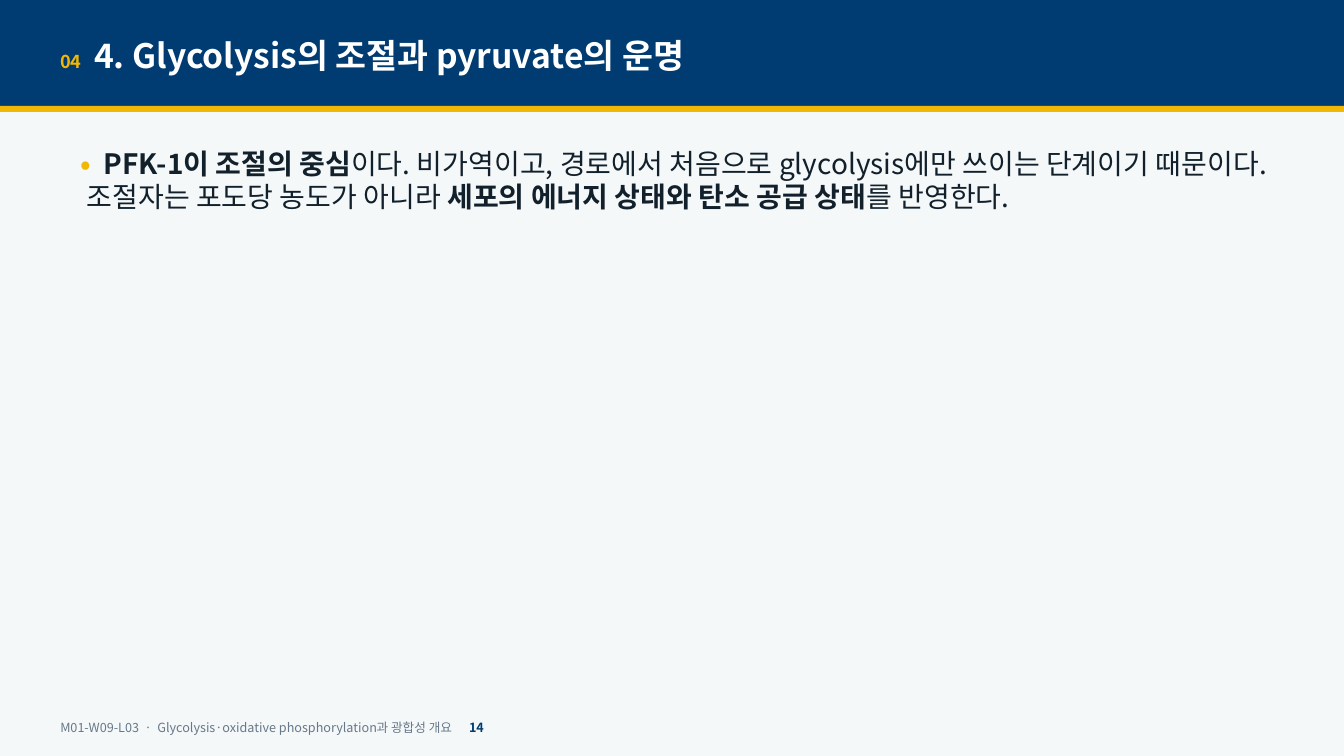
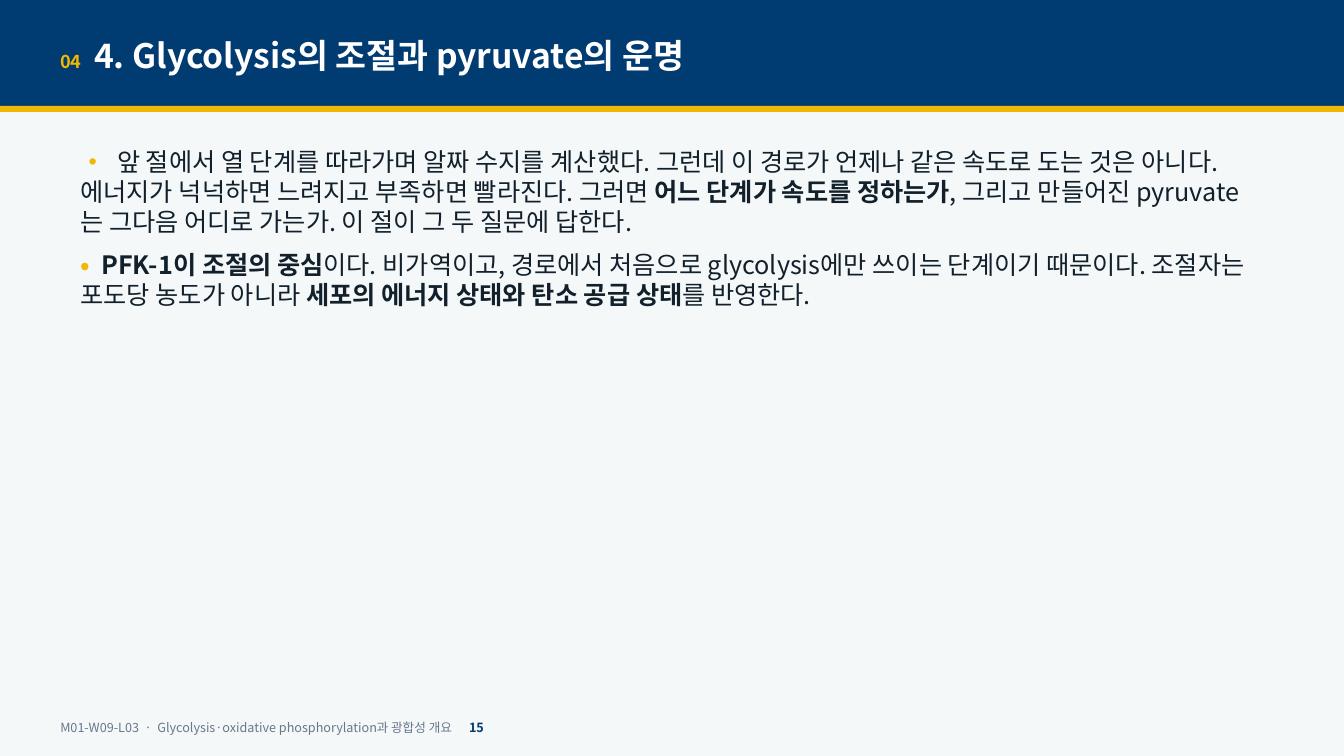
Before and after one commit to hoperiasd2/hoperiasd2.github.io, a slide deck: slide 15 of curriculum/M01/W09/L03/slides.pptx (slide 14 before the commit). Drawn at 1344x756 pixels with LibreOffice and Linux fonts; fonts in the diff are those of the drawing. Boxes give left, top, right and bottom in pixels: in the first picture for what was removed or moved away, otherwise in the second. Text is boxed around its words. In the diff, an @@ line names an element or a change of style, - is before the commit and + after.

```diff
--- a/curriculum/M01/W09/L03/slides.pptx
+++ b/curriculum/M01/W09/L03/slides.pptx
@@ text at <box>80,150,1219,233</box>: paragraph added @@
+• 앞 절에서 열 단계를 따라가며 알짜 수지를 계산했다. 그런데 이 경로가 언제나 같은 속도로 도는 것은 아니다. 에너지가 넉넉하면 느려지고 부족하면 빨라진다. 그러면 어느 단계가 속도를 정하는가, 그리고 만들어진 pyruvate는 그다음 어디로 가는가. 이 절이 그 두 질문에 답한다.
@@ text at <box>80,253,1245,307</box>: size 20 to 18 pt in "• PFK-1이 조절의 중심이다. 비가역이고, 경로에서 처음으로 ..." @@
@@ text at <box>60,721,484,735</box>: text changed @@
-M01-W09-L03 · Glycolysis·oxidative phosphorylation과 광합성 개요 14
+M01-W09-L03 · Glycolysis·oxidative phosphorylation과 광합성 개요 15
```
Also in this commit, not shown: 49 other slides changed, 2 slides added, 9 other files.
